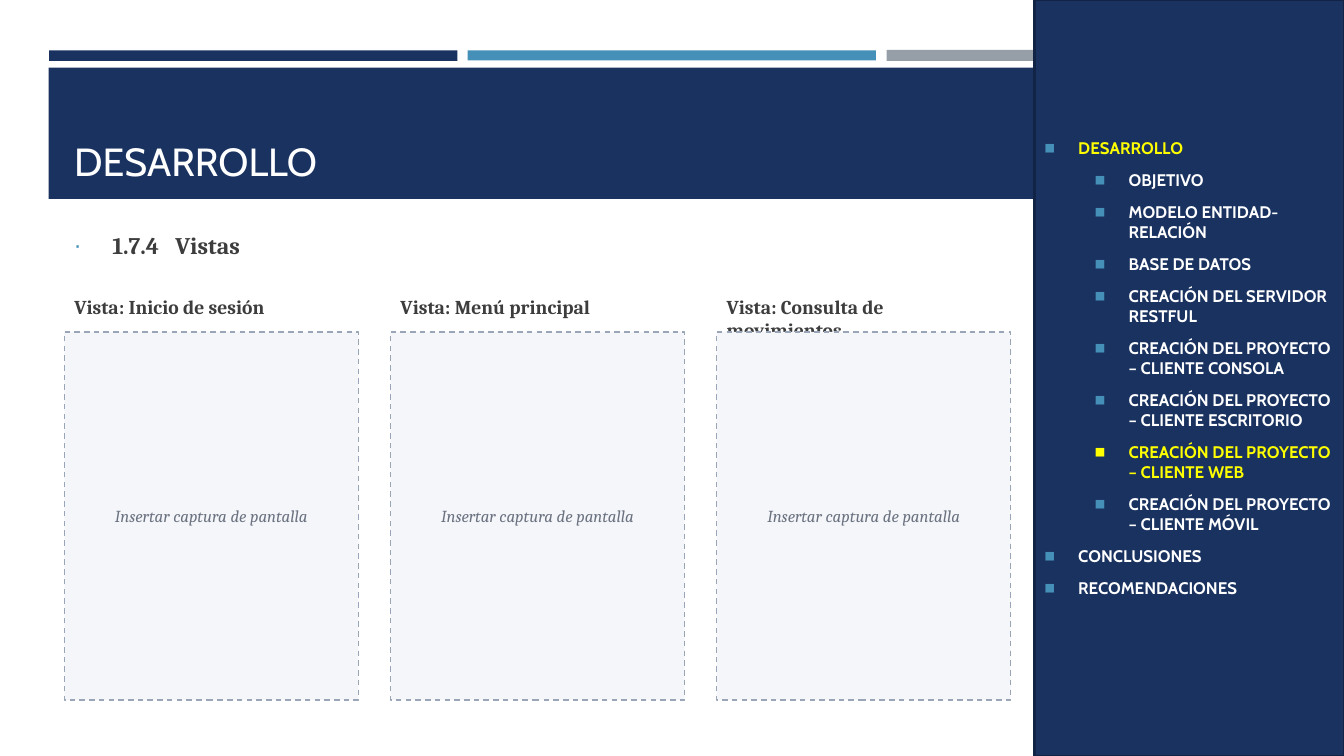
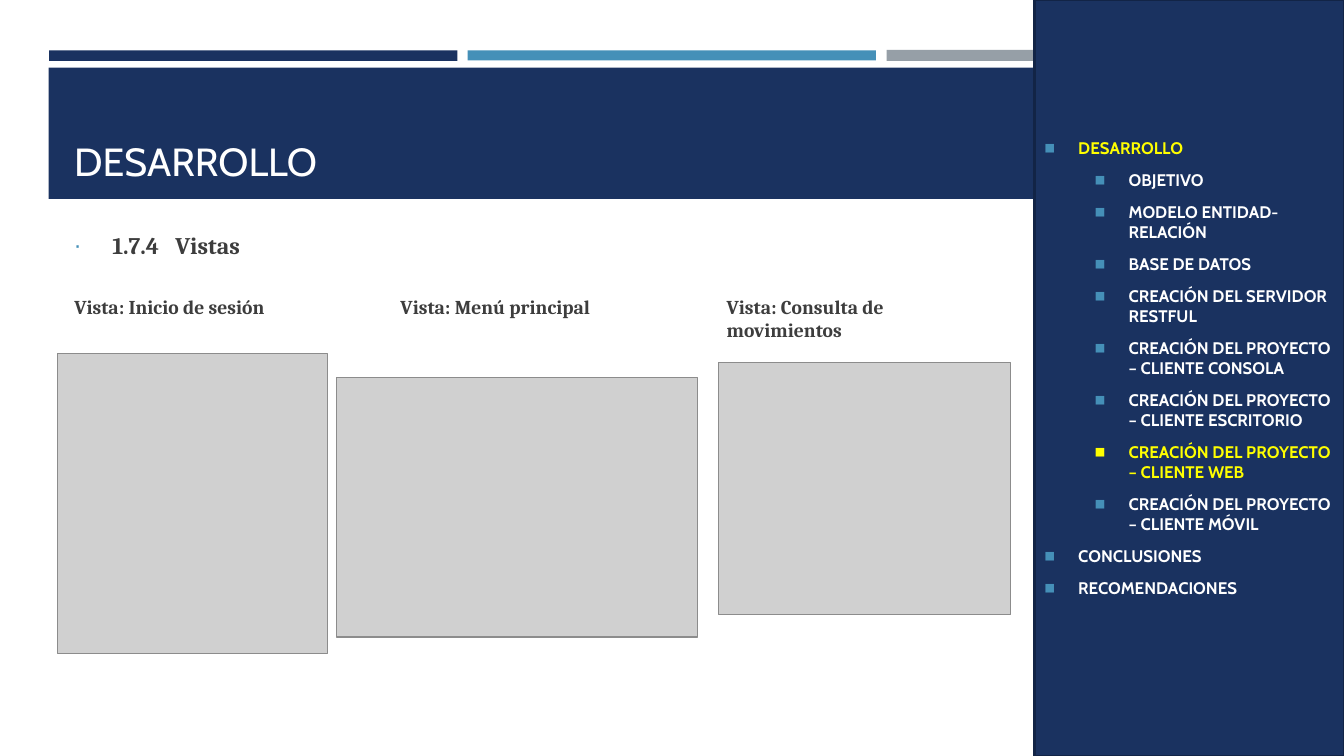
Before and after one commit to IMarcusDev/TI.1.3.-PAO202651_RESTFUL_JAVA_CONBDD_NRC36883_GR04, a slide deck: slide 27 of 05. DOCUMENTACION/PRESENTACION TI.1.3. RESTFUL con BDD en JAVA GR4.pptx. Drawn at 1344x756 pixels with LibreOffice and Linux fonts; fonts in the diff are those of the drawing; grey boxes stand for pictures. Boxes give left, top, right and bottom in pixels: in the first picture for what was removed or moved away, otherwise in the second. Text is boxed around its words. In the diff, an @@ line names an element or a change of style, - is before the commit and + after.

```diff
--- a/05. DOCUMENTACION/PRESENTACION TI.1.3. RESTFUL con BDD en JAVA GR4.pptx
+++ b/05. DOCUMENTACION/PRESENTACION TI.1.3. RESTFUL con BDD en JAVA GR4.pptx
@@ picture added at <box>57,354,328,653</box> @@
@@ rectangle removed at <box>65,332,359,700</box> @@
-Insertar captura de pantalla
@@ rectangle removed at <box>391,332,686,700</box> @@
-Insertar captura de pantalla
@@ rectangle removed at <box>717,332,1011,700</box> @@
-Insertar captura de pantalla
@@ picture added at <box>337,377,698,637</box> @@
@@ picture added at <box>719,362,1011,615</box> @@
```
Also in this commit, not shown: 4 other slides changed.
